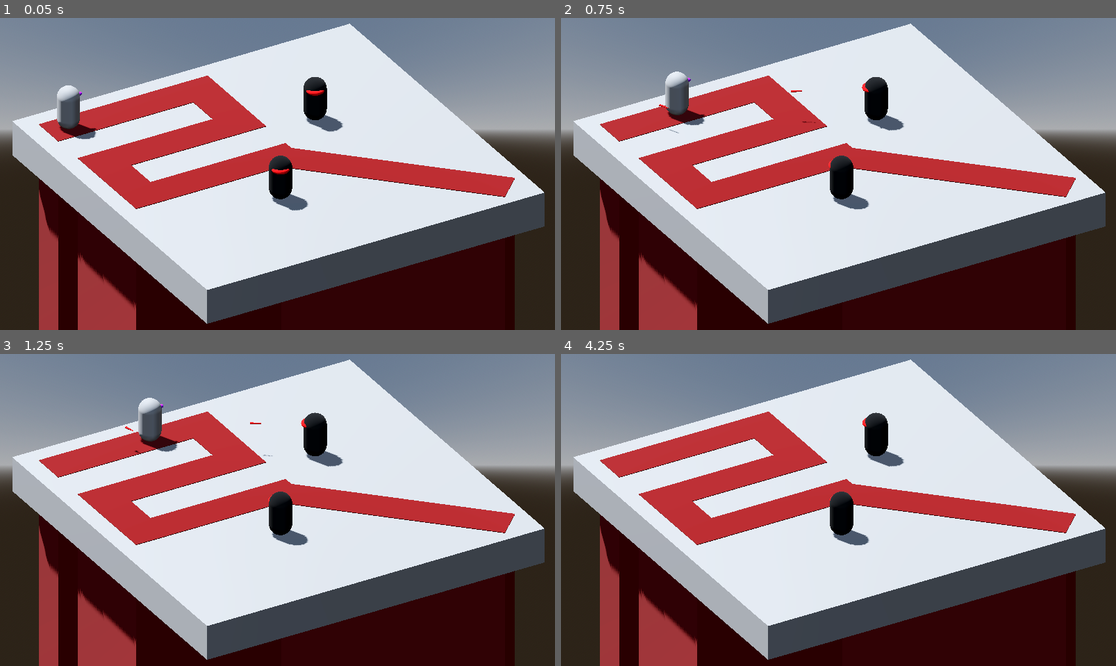
Above: before the commit, frames 1-4 (two rows, left to right).
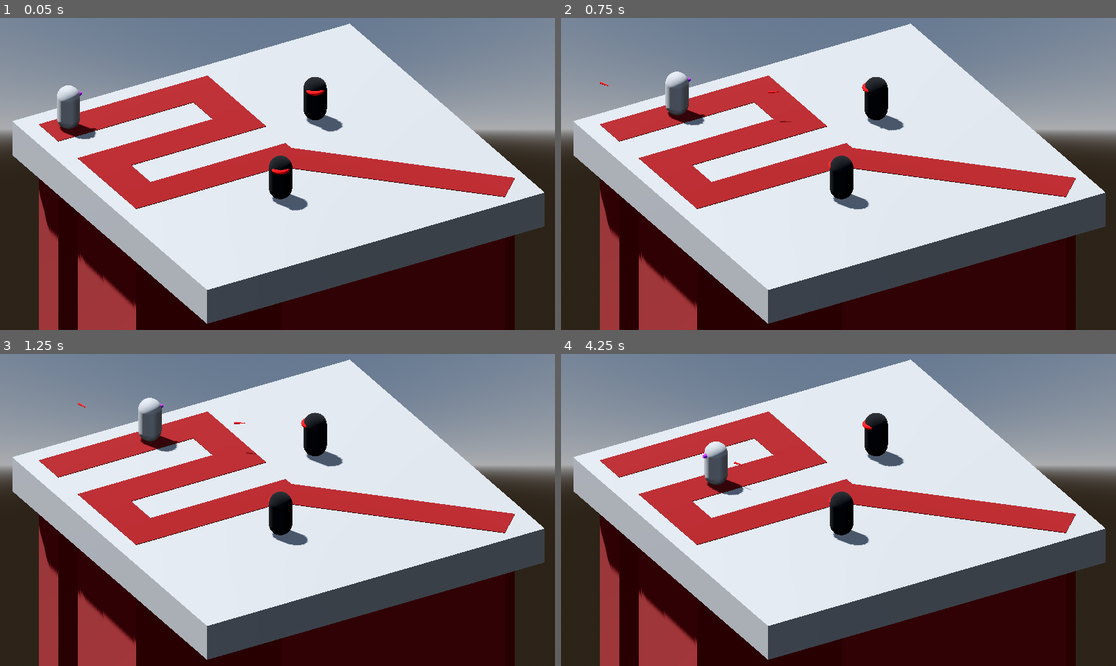
Above: after the commit, the same moments.

Repository: mathiasscherer2007/tower-defense
Game: Godot game, scene res://Scenes/Levels/test/test1.tscn
Same seed, same stepped clock (60 frames per second), same inputs: the game is played once before the commit and once after it.
Inputs:
- Up to frame 1 (0.05 s): no input
- Up to frame 2 (0.75 s): no input
- Up to frame 3 (1.25 s): no input
- Up to frame 4 (4.25 s): no input

Frame 1 is identical in both runs. In frame 2, less than 0.1% of the frame differs, in the area x 7-46%, y 20-37%; in frame 3, less than 0.1%; in frame 4, 0.8%, in the area x 25-59%, y 18-48%.

Commit message:
Tower now handles projectile stats

Diff:
--- a/Scenes/Projectiles/test/testbasic_1.tscn
+++ b/Scenes/Projectiles/test/testbasic_1.tscn
@@ -14,9 +14,6 @@
 bottom_radius = 0.2
 
 [node name="testbasic1" unique_id=1749587302 instance=ExtResource("1_1h0ir")]
-lifetime = 1.0
-speed = 7.5
-damage = 5.0
 
 [node name="CollisionShape3D" parent="." index="0" unique_id=854516210]
 transform = Transform3D(1, 0, 0, 0, -4.371139e-08, 1, 0, -1, -4.371139e-08, 0, 0, 0)
--- a/Scripts/Player/player.gd
+++ b/Scripts/Player/player.gd
@@ -5,4 +5,3 @@
 
 func _on_enemy_exit(data: Dictionary) -> void:
 	lives -= data.lives
-	print(lives)
--- a/Scripts/Projectiles/projectile.gd
+++ b/Scripts/Projectiles/projectile.gd
@@ -1,18 +1,31 @@
 class_name Projectile extends Area3D
 
-@export var lifetime: float
-@export var speed: float
-@export var damage: float
-@export var pierce: int = 1
+var damage: float
+var speed: float
+var pierce: int = 1
+var lifetime: float = 1.0
 
 var direction: Vector3
 var spawn_point: Vector3
 var target: Vector3
 
 
-func setup(n_target: Vector3, n_spawner: Vector3) -> void:
-	target = n_target
-	spawn_point = n_spawner
+func setup(
+	n_target: Vector3,
+	n_spawner: Vector3,
+	n_damage: float,
+	n_speed: float,
+	n_pierce: int,
+	n_lifetime: float
+) -> void:
+	self.target = n_target
+	self.spawn_point = n_spawner
+
+	self.damage = n_damage
+	self.speed = n_speed
+	self.pierce = n_pierce
+	self.lifetime = n_lifetime
+
 
 func _ready() -> void:
 	self.global_position = spawn_point
@@ -23,13 +36,16 @@
 
 	direction = (target - self.global_position).normalized()
 
+
 func _physics_process(delta: float) -> void:
 	if pierce == 0:
 		queue_free()
 	self.global_position += direction * speed * delta
 
+
 func _on_lifetime_timeout() -> void:
 	queue_free()
+
 
 # TODO: Not everything disappears when touching geometry (I.E. grenades).
 #       This could probably be a component.
--- a/Scripts/Towers/tower.gd
+++ b/Scripts/Towers/tower.gd
@@ -5,7 +5,15 @@
 ## Radius of the range area in meters
 @export var max_range: float
 ## Projectile shot by the tower
+@export_group("Projectile Properties")
 @export var projectile: PackedScene
+@export var damage: float = 1
+## How many enemies this tower's projectile pierces before disappearing
+@export var pierce: int = 1
+## How fast this tower's projectile goes
+@export var projectile_speed: float = 10
+## Tower's projectile lifetime in seconds
+@export var projectile_lifetime: float = 1
 
 var enemies: Array
 
@@ -29,7 +37,7 @@
 		var projectile_instance = projectile.instantiate()
 		var projectile_spawn_position = projectile_spawn_point.global_position
 
-		projectile_instance.setup(enemy_pos, projectile_spawn_position)
+		projectile_instance.setup(enemy_pos, projectile_spawn_position, damage, projectile_speed, pierce, projectile_lifetime)
 		projectile_container.add_child(projectile_instance)
 
 		mesh.look_at(Vector3(enemy_pos.x, self.global_position.y, enemy_pos.z))
